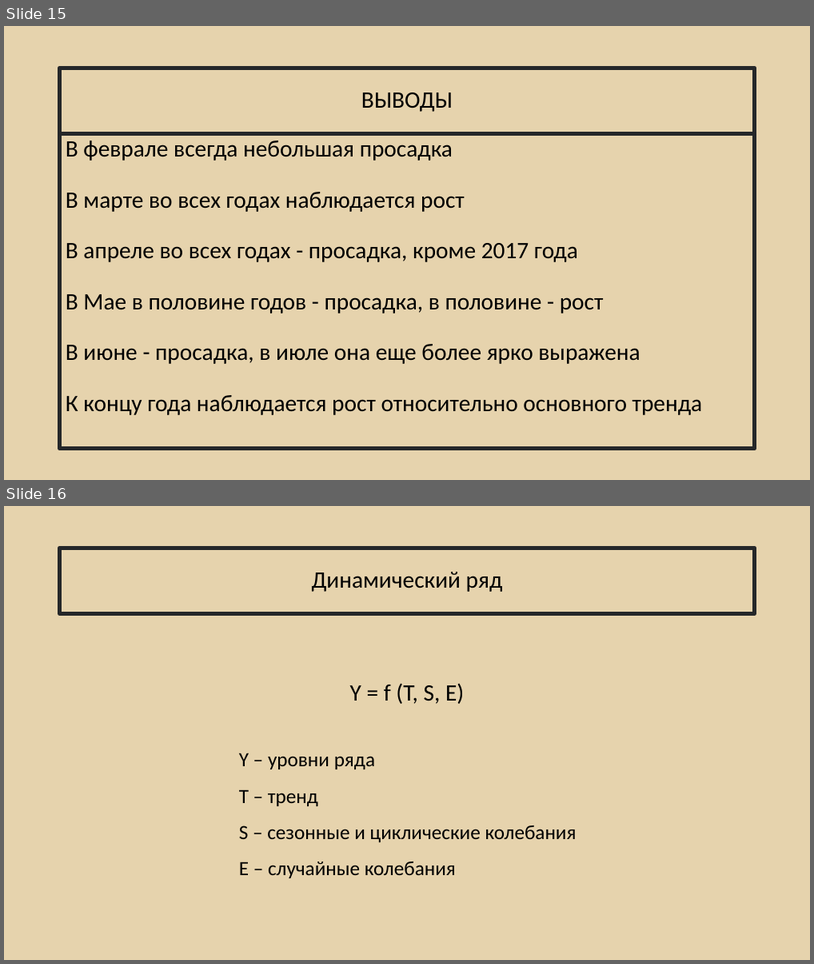
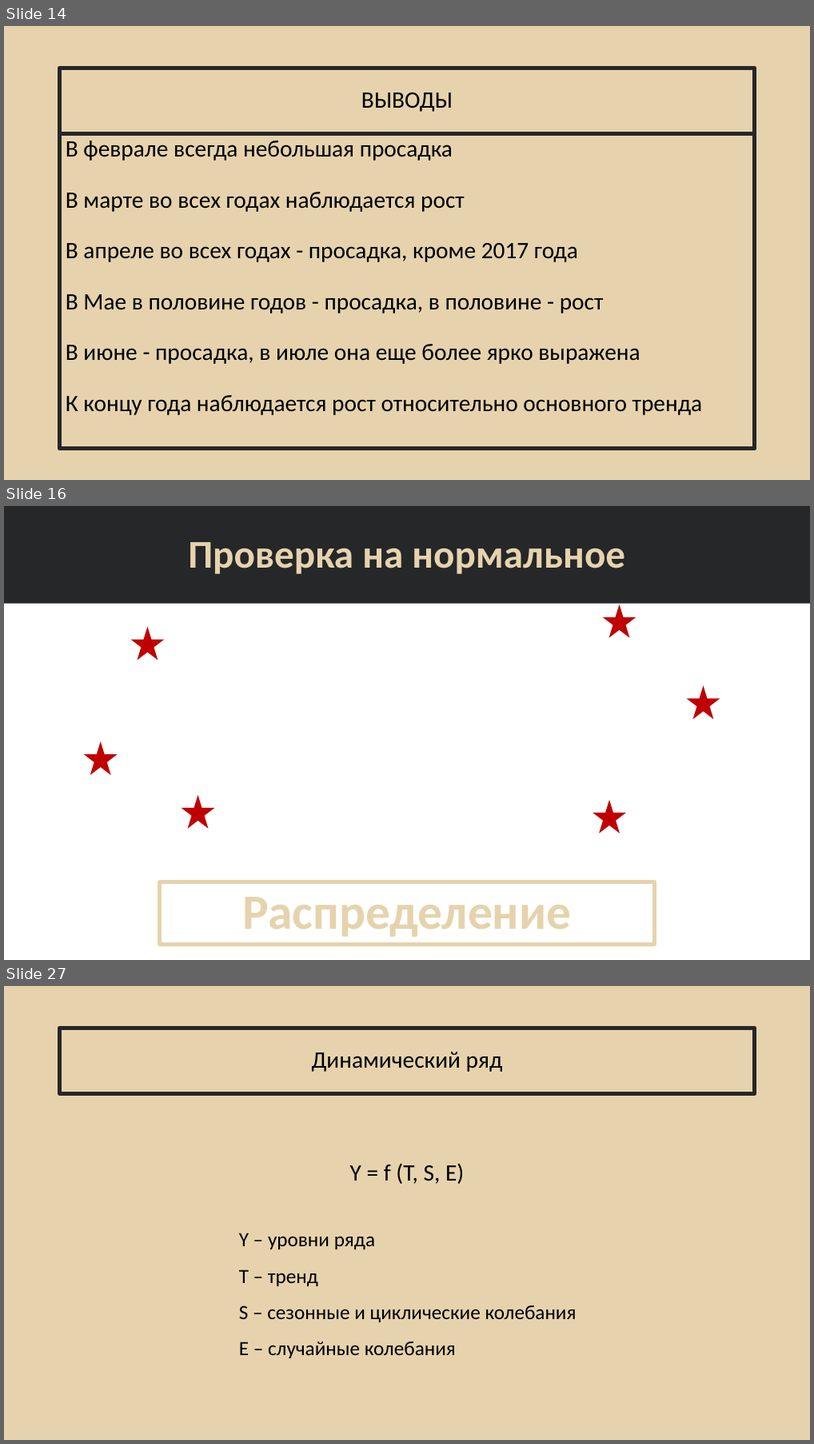
Before and after one commit to AltairkaGit/MilkStats, a slide deck: Курсовая_работа_Кривцов_К_Е_БИВТ_21_5.pptx. Shown one above the other, each under a label of ours: slides 15 and 16 before the commit, slides 14, 16 and 27 after it; the slides between them are not shown. The pictures are 814x964 and 814x1444 pixels, drawn with LibreOffice and Linux fonts; fonts in the diff are those of the drawing; background and template pictures are left out. Boxes give left, top, right and bottom in pixels: in the first picture for what was removed or moved away, otherwise in the second. Text is boxed around its words. In the diff, an @@ line names an element or a change of style, - is before the commit and + after.

```diff
--- a/Курсовая_работа_Кривцов_К_Е_БИВТ_21_5.pptx
+++ b/Курсовая_работа_Кривцов_К_Е_БИВТ_21_5.pptx
@@ slide 16 added at box(4, 506, 810, 960), background picture (left out) @@
@@ rectangle added at box(4, 506, 810, 603), fill #252729 @@
@@ rectangle added at box(68, 524, 747, 586), outline #252729 4.5 pt, 46.8 pt, text #E6D3AD, bold @@
+Проверка на нормальное
@@ star added at box(603, 604, 636, 637), fill #C00000 @@
@@ star added at box(131, 626, 164, 660), fill #C00000 @@
@@ star added at box(687, 686, 720, 719), fill #C00000 @@
@@ star added at box(84, 741, 117, 775), fill #C00000 @@
@@ star added at box(182, 795, 214, 828), fill #C00000 @@
@@ star added at box(594, 800, 626, 832), fill #C00000 @@
@@ rectangle added at box(159, 882, 655, 944), outline #E6D3AD 4.5 pt, 58.5 pt, text #E6D3AD, bold @@
+Распределение
@@ what was slide 15 is now slide 14 @@
@@ what was slide 16 is now slide 27 @@
```
Also in this commit, not shown: 2 slides changed, 14 other slides added, 12 other files.
